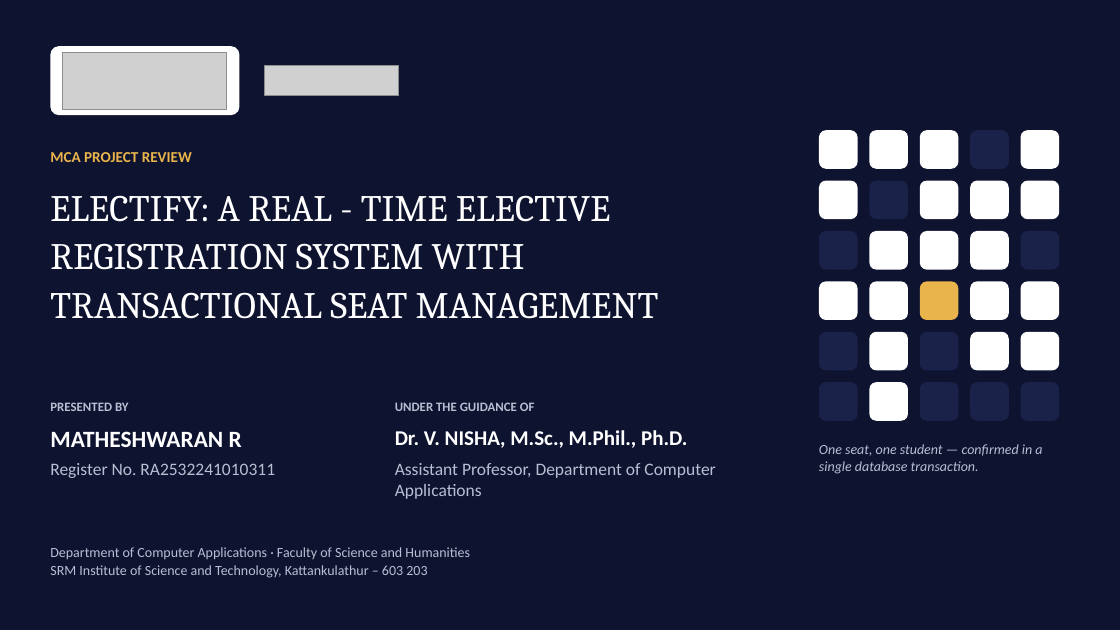
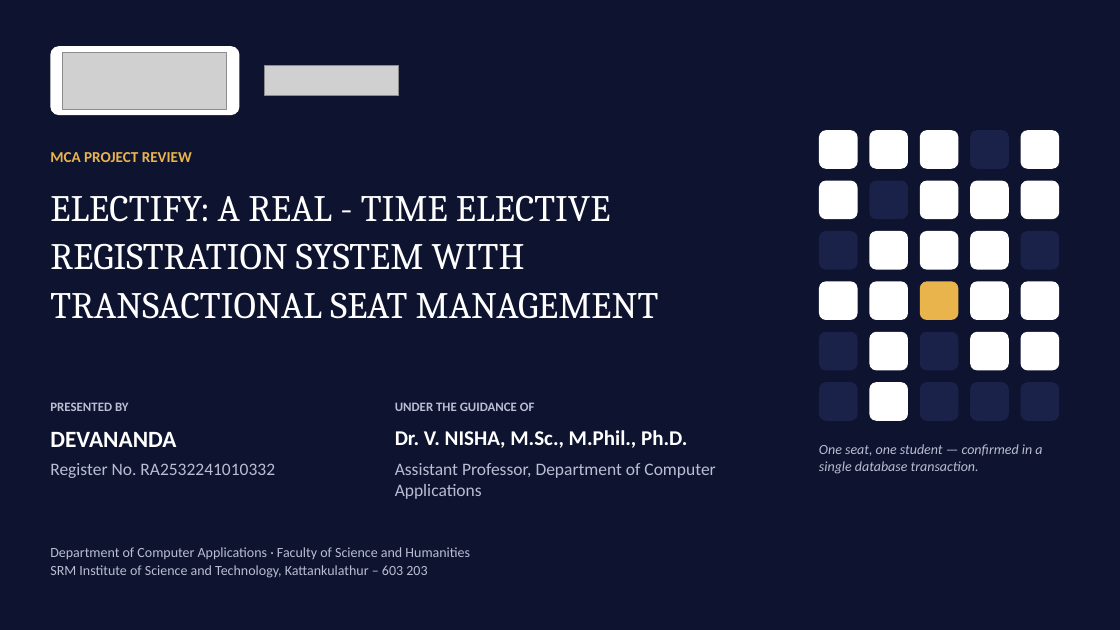
Before and after one commit to matheshwaran-io/Electify, a slide deck: slide 1 of artifacts/presentation/ELECTIFY_A_REAL-TIME_ELECTIVE_REGISTRATION_SYSTEM_WITH_TRANSACTIONAL_SEAT_MANAGEMENT_Project_Presentation.pptx. Drawn at 1120x630 pixels with LibreOffice and Linux fonts; fonts in the diff are those of the drawing; grey boxes stand for pictures. Boxes give left, top, right and bottom in pixels: in the first picture for what was removed or moved away, otherwise in the second. Text is boxed around its words. In the diff, an @@ line names an element or a change of style, - is before the commit and + after.

```diff
--- a/artifacts/presentation/ELECTIFY_A_REAL-TIME_ELECTIVE_REGISTRATION_SYSTEM_WITH_TRANSACTIONAL_SEAT_MANAGEMENT_Project_Presentation.pptx
+++ b/artifacts/presentation/ELECTIFY_A_REAL-TIME_ELECTIVE_REGISTRATION_SYSTEM_WITH_TRANSACTIONAL_SEAT_MANAGEMENT_Project_Presentation.pptx
@@ text at box(50, 432, 176, 447): text changed @@
-MATHESHWARAN R
+DEVANANDA
@@ text at box(50, 463, 275, 478): text changed @@
-Register No. RA2532241010311
+Register No. RA2532241010332
```
Also in this commit, not shown: 1 other slide changed, 15 other files.
